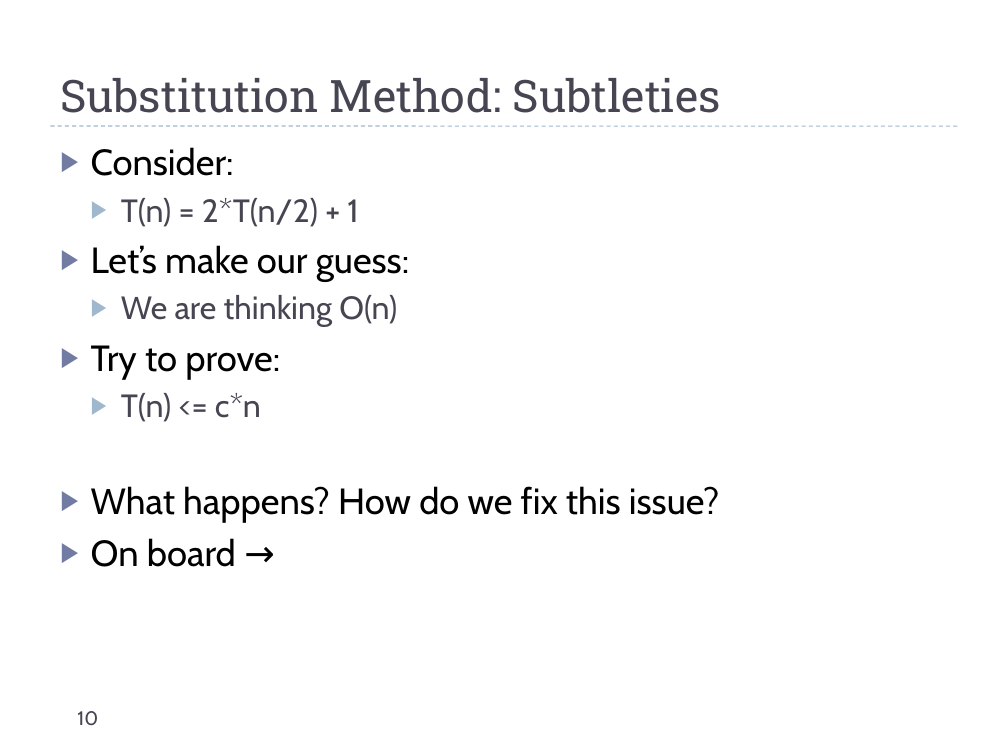
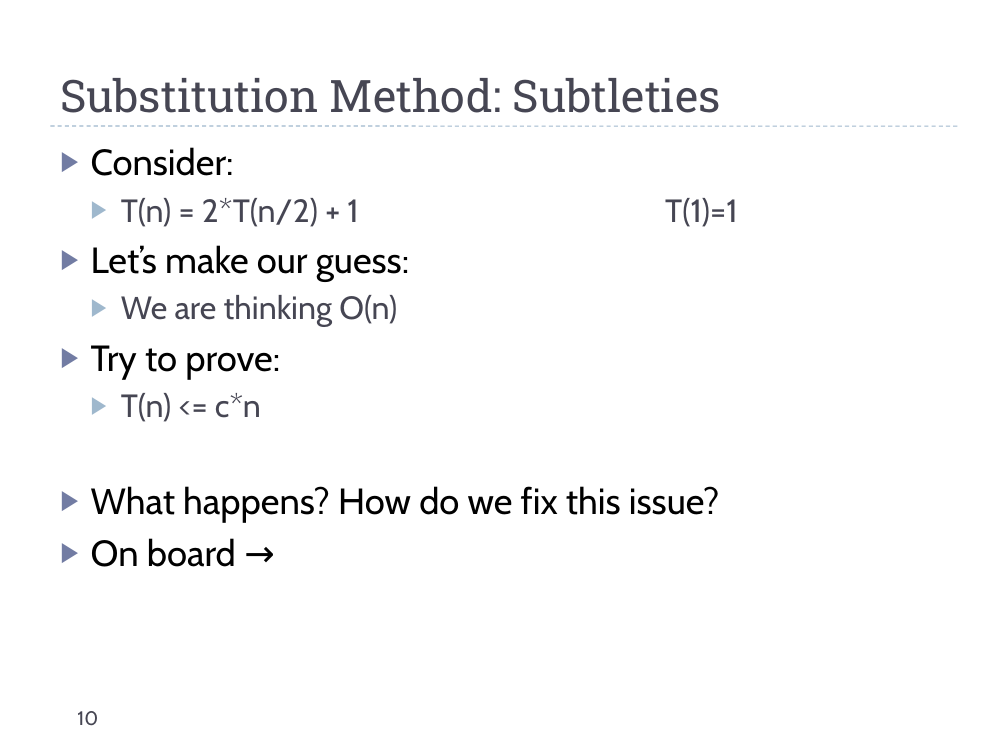
Before and after one commit to uva-cs/cs4102-f21, a slide deck: slide 10 of slides/recurrences_live.pptx. Drawn at 1008x756 pixels with LibreOffice and Linux fonts; fonts in the diff are those of the drawing. Boxes give left, top, right and bottom in pixels: in the first picture for what was removed or moved away, otherwise in the second. Text is boxed around its words. In the diff, an @@ line names an element or a change of style, - is before the commit and + after.

Commit message:
adding slides

```diff
--- a/slides/recurrences_live.pptx
+++ b/slides/recurrences_live.pptx
@@ text at [121, 198, 738, 227]: text changed @@
-  ▶ T(n) = 2*T(n/2) + 1
+  ▶ T(n) = 2*T(n/2) + 1 T(1)=1
```
Also in this commit, not shown: 4 other files.
